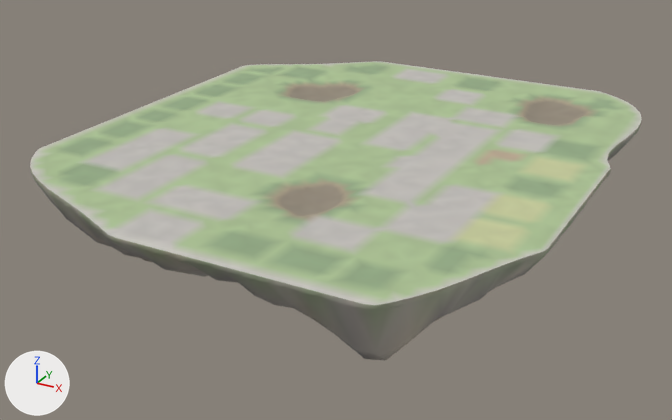
The glTF model godot_project/remake/sky/islands/SKY-008.rock.glb: old version first, new version second.
Rendered twice from a 50 mm camera at (143.0, -273.0, 108.0) aimed at (-5.0, -4.0, -27.0). Every picture has the same lights, and +X, +Y and +Z are marked at lower left. The older version comes first.

Names of what the first picture shows: 'deck-col', 'rock'.
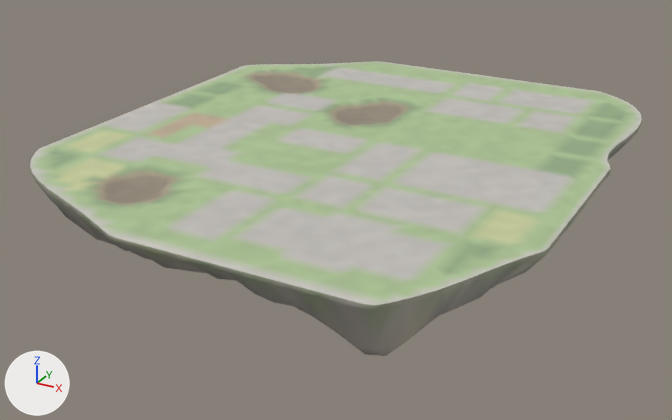
The change, as a list of edits to the scene's bpy script:
```text
Change me_deck_col:
    used by ob_deck_col; location = (0.0, 0.0, 0.0)
    remove me_deck_col.from_pydata(...)  # 2372 vertices, 4521 faces; spans x -88.0..86.0, y -102.0..99.0, z -2.0..0.0
    add me_deck_col.from_pydata(...)  # 2373 vertices, 4523 faces; spans x -88.0..86.0, y -102.0..99.0, z -2.0..0.0
    me_deck_col part 1: 39 vertices moved from x -68.0..-4.0, y 23.0..59.0, z -2.0..0.0 to x -72.0..-4.0, y 23.0..59.0, z -2.0..0.0; 123 vertices removed from x -72.0..0.0, y 15.0..59.0, z -2.0..0.0; 196 vertices added at x -76.0..2.0, y 15.0..62.0, z -2.0..0.0
    me_deck_col part 2: 21 vertices moved from x -44.0..23.0, y -81.0..-49.0, z -2.0..0.0 to x -48.0..20.0, y -84.0..-49.0, z -2.0..0.0; 84 vertices removed from x -44.0..23.0, y -81.0..-39.0, z -2.0..0.0; 84 vertices added at x -48.0..20.0, y -83.0..-41.0, z -2.0..0.0
    me_deck_col part 3: 14 vertices moved from x 40.0..60.0, y 59.0..71.0, z -2.0..0.0 to x 44.0..60.0, y 59.0..71.0, z 0.0; 92 vertices removed from x 40.0..64.0, y 49.0..80.0, z -2.0..0.0; 20 vertices added at x 44.0..60.0, y 51.0..79.0, z 0.0
    me_deck_col part 4: 1481 kept faces spanning x -88.0..80.0, y -102.0..95.0, z -2.0..0.0 get new vertex colours
```

Changed parts and their boxes (x1, y1, x2, y2) in the pictures (672 x 420 px; the box of a moved part takes in the faces that stretch with it):
part 1 of me_deck_col, moved or reshaped: before (242, 71, 414, 126); after (242, 70, 414, 128)
part 2 of me_deck_col, moved or reshaped: before (87, 170, 359, 221); after (87, 168, 359, 221)
part 3 of me_deck_col, built on: before (511, 96, 602, 127); after (515, 97, 591, 127)
part 4 of me_deck_col, recoloured: (47, 63, 630, 292) in both
